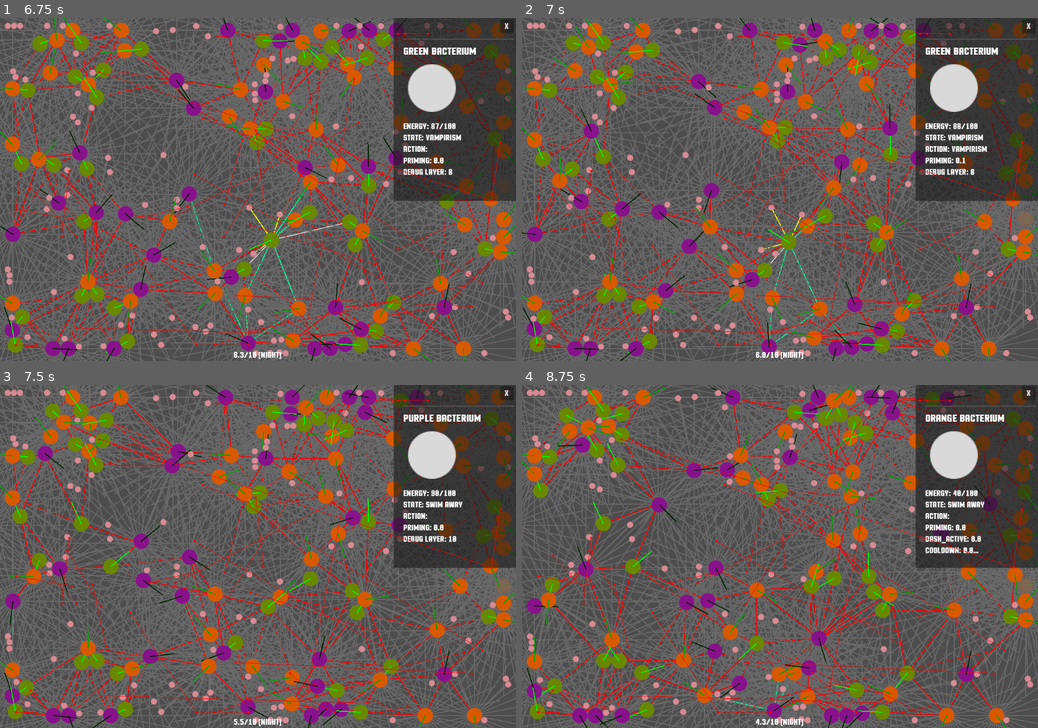
Above: before the commit, frames 1-4 (two rows, left to right).
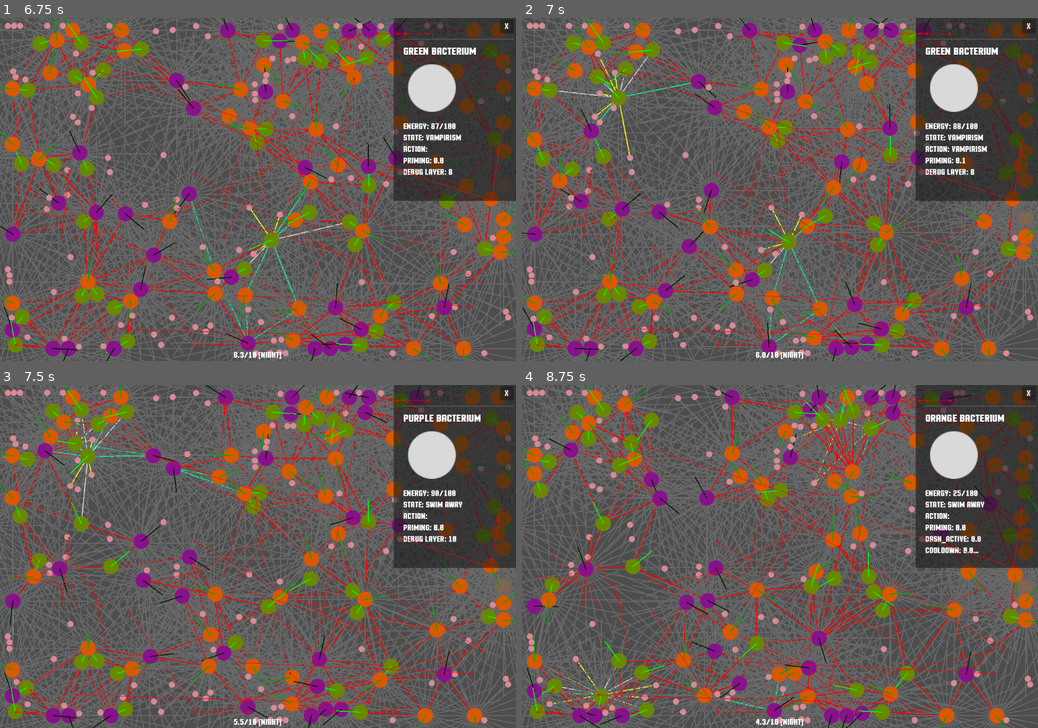
Above: after the commit, the same moments.

Repository: blekki/Bacteriostat
Game: Godot game, scene res://src/bacteriostat/bacteriostat.tscn
Two runs of this game, one before a commit and one after it. Both use one fixed random seed, a clock stepped at 60 frames per second and the inputs below.
Inputs (mouse positions are in pixels of both pictures, inside the frame that each line leads up to):
- Up to frame 1 (6.75 s): drag from (159, 158) to (330, 72) at 0.52 s; drag from (330, 72) to (139, 230) at 1.27 s; move the mouse to (108, 264) at 2.02 s; click (108, 264) at 2.17 s; drag from (221, 347) to (159, 216) at 2.77 s; drag from (474, 172) to (92, 312) at 3.52 s; drag from (10, 141) to (87, 309) at 4.27 s; move the mouse to (25, 90) at 5.02 s; click (25, 90) at 5.17 s; drag from (345, 48) to (490, 134) at 5.77 s; drag from (392, 240) to (495, 138) at 6.52 s
- Up to frame 2 (7 s): no input
- Up to frame 3 (7.5 s): drag from (325, 525) to (495, 505) at 7.27 s
- Up to frame 4 (8.75 s): move the mouse to (955, 607) at 8.02 s; click (955, 607) at 8.17 s

Frame 1 is identical in both runs. In frame 2, 0.9% of the frame differs, in the area x 2-34%, y 0-46%; in frame 3, 3.7%; in frame 4, 10%, in the area x 0-90%, y 0-100%.

Commit message:
Add energy costs to fission

Diff:
--- a/src/bacterium/bacterium.gd
+++ b/src/bacterium/bacterium.gd
@@ -189,6 +189,9 @@
 	if priming.try_process(3, "FISSION") == false:
 		return
 
+	const FISSION_COSTS: int = 30
+	spend_energy(FISSION_COSTS)
+
 	var child_energy: int = roundi(energy / 2.0)
 	spend_energy(child_energy)
 	Singlton.fission.emit(self)
